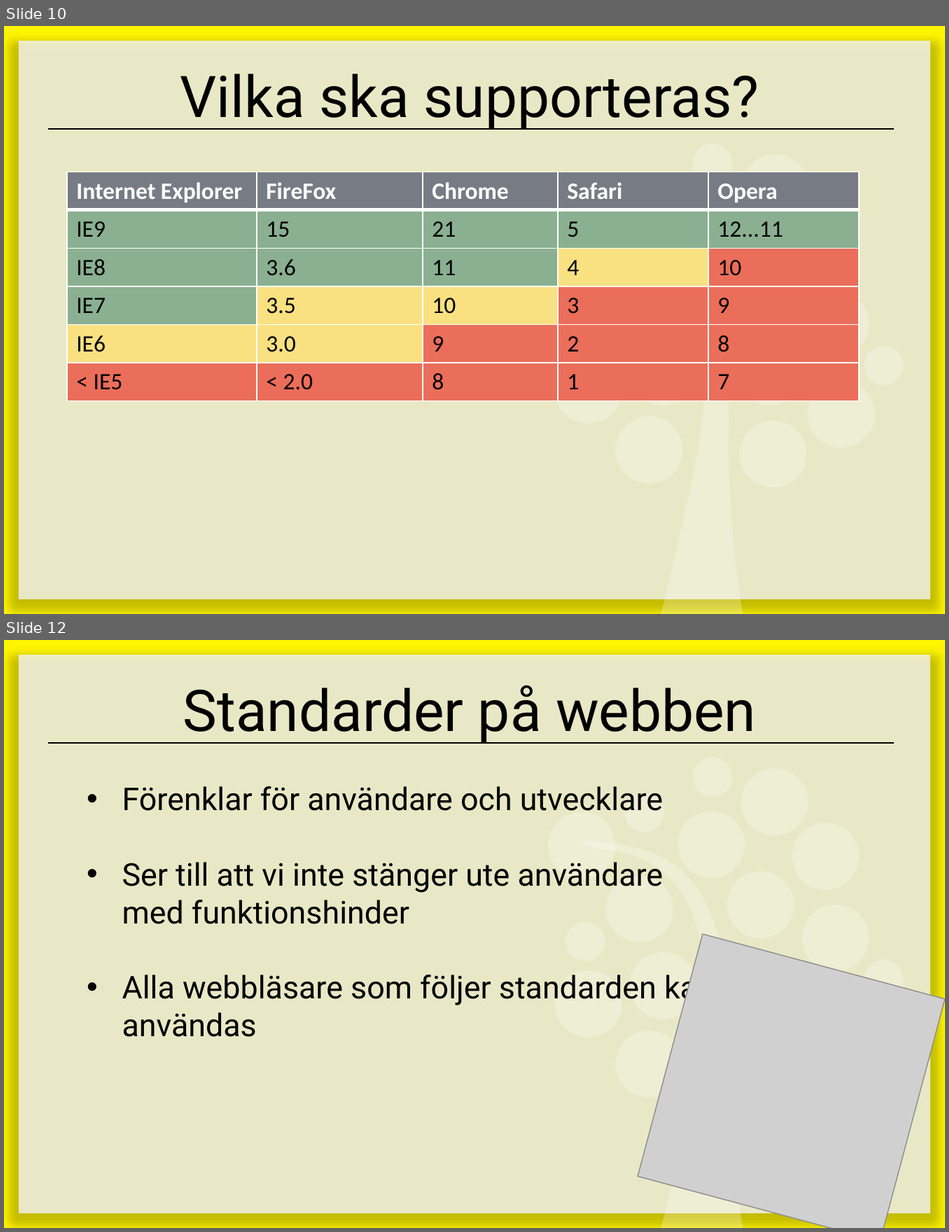
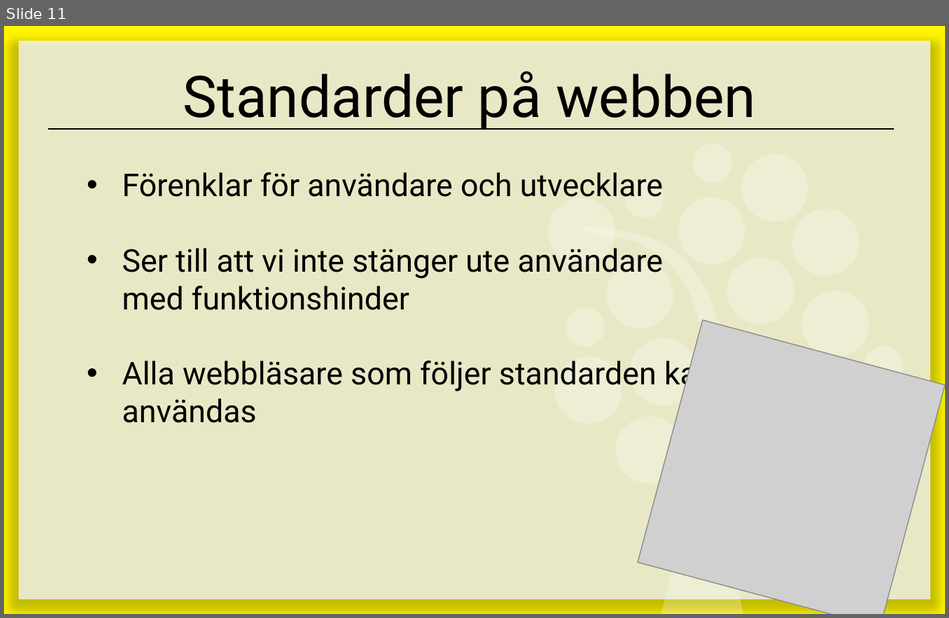
Before and after one commit to 1ik415/Kursmaterial, a slide deck: Föreläsningar/F04 - Webbteknik.pptx. Shown one above the other, each under a label of ours: slides 10 and 12 before the commit, slide 11 after it; the slides between them are not shown. The pictures are 949x1232 and 949x618 pixels, drawn with LibreOffice and Linux fonts; fonts in the diff are those of the drawing; grey boxes stand for pictures. Boxes give left, top, right and bottom in pixels: in the first picture for what was removed or moved away, otherwise in the second. Text is boxed around its words. In the diff, an @@ line names an element or a change of style, - is before the commit and + after.

```diff
--- a/Föreläsningar/F04 - Webbteknik.pptx
+++ b/Föreläsningar/F04 - Webbteknik.pptx
@@ slide 10 removed at bbox=[4, 26, 945, 614], background #FFFFFF; not listed: 21 template elements that a slide beside it also shows @@
@@ title removed at bbox=[180, 74, 759, 130] @@
-Vilka ska supporteras?
@@ table removed at bbox=[67, 172, 859, 400], 6 rows, 5 columns @@
-Internet Explorer | FireFox | Chrome | Safari | Opera
-IE9 | 15 | 21 | 5 | 12...11
-IE8 | 3.6 | 11 | 4 | 10
-IE7 | 3.5 | 10 | 3 | 9
-IE6 | 3.0 | 9 | 2 | 8
-< IE5 | < 2.0 | 8 | 1 | 7
@@ what was slide 12 is now slide 11 @@
```
Also in this commit, not shown: 9 slides changed, 2 slides added, 3 other slides removed.
